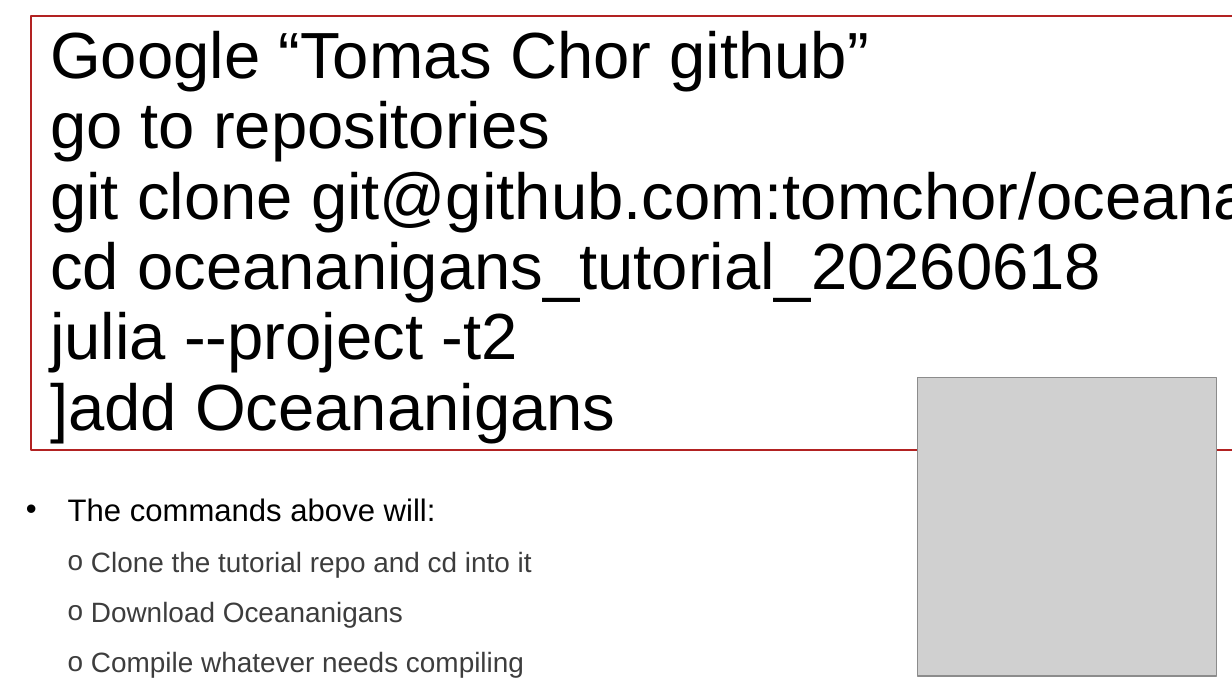
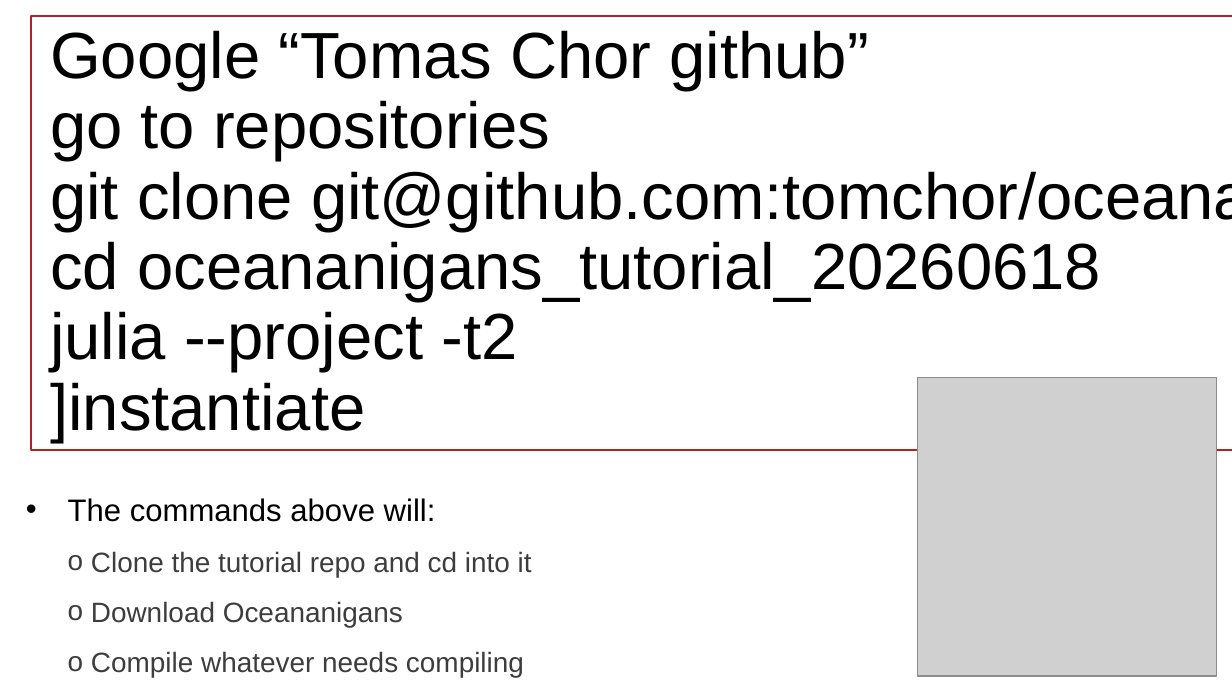
Before and after one commit to tomchor/oceananigans_tutorial_20260618, a slide deck: slide 18 of intro_Oceananigans_cicese_2026.odp. Drawn at 1232x693 pixels with LibreOffice and Linux fonts; fonts in the diff are those of the drawing; grey boxes stand for pictures. Boxes give left, top, right and bottom in pixels: in the first picture for what was removed or moved away, otherwise in the second. Text is boxed around its words. In the diff, an @@ line names an element or a change of style, - is before the commit and + after.

```diff
--- a/intro_Oceananigans_cicese_2026.odp
+++ b/intro_Oceananigans_cicese_2026.odp
@@ title at (50,30,1232,442): text changed @@
-Google “Tomas Chor github”
-go to repositories
-git clone git@github.com:tomchor/oceananigans_tut
-cd oceananigans_tutorial_20260618
-julia --project -t2
-]add Oceananigans
+Google “Tomas Chor github”
+go to repositories
+git clone git@github.com:tomchor/oceananigans_tut
+cd oceananigans_tutorial_20260618
+julia --project -t2
+]instantiate
```
Also in this commit, not shown: 1 other slide changed.
